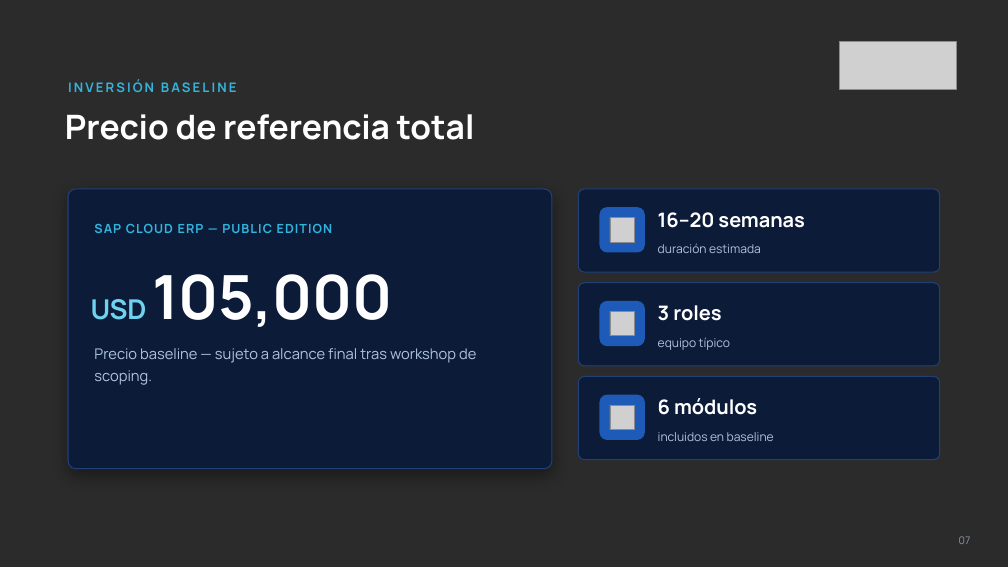
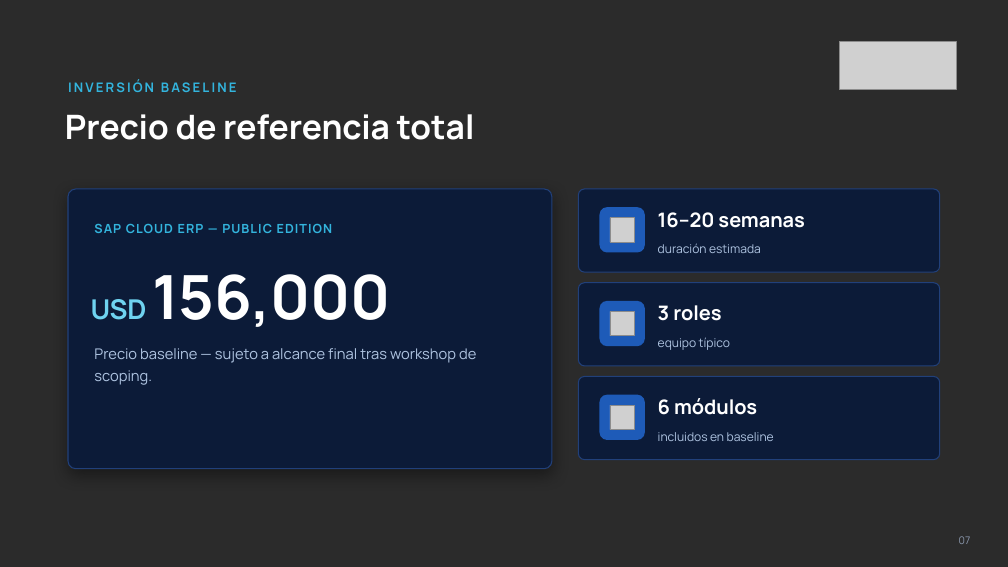
Before and after one commit to samaizaatseidor/Listadeprecios, a slide deck: slide 7 of decks/SEIDOR_Alcance_SAP_Cloud_ERP_Public.pptx. Drawn at 1008x567 pixels with LibreOffice and Linux fonts; fonts in the diff are those of the drawing; grey boxes stand for pictures; background and template pictures are left out; a plain dark background stands for a picture behind light text. Boxes give left, top, right and bottom in pixels: in the first picture for what was removed or moved away, otherwise in the second. Text is boxed around its words. In the diff, an @@ line names an element or a change of style, - is before the commit and + after.

```diff
--- a/decks/SEIDOR_Alcance_SAP_Cloud_ERP_Public.pptx
+++ b/decks/SEIDOR_Alcance_SAP_Cloud_ERP_Public.pptx
@@ text at (91, 274, 391, 327): text changed @@
-USD 105,000
+USD 156,000
```
Also in this commit, not shown: 1 other slide changed, 1 other file.
